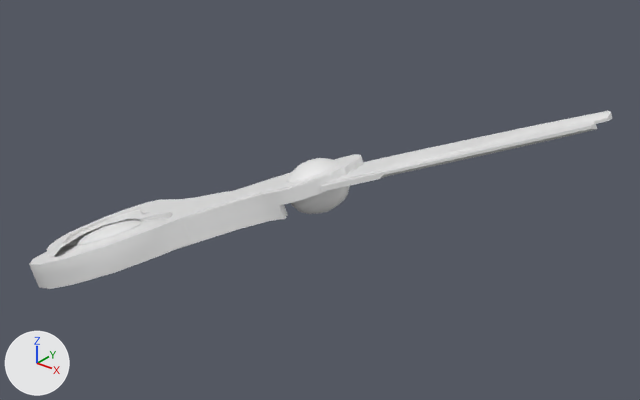
What one commit did to the FBX model Assets/Entities/Scissors/Animations/ScissorsIdle2.fbx.
Rendered twice from a 50 mm camera at (15.4, -19.9, 12.9) aimed at (-0.2, -0.3, 0.8). The lights are fixed; the arrows at lower left show +X, +Y and +Z. The first picture is the older version.

In view in the first picture: 'HandleBig_low', 'HandleSmall_low', 'Screw'.
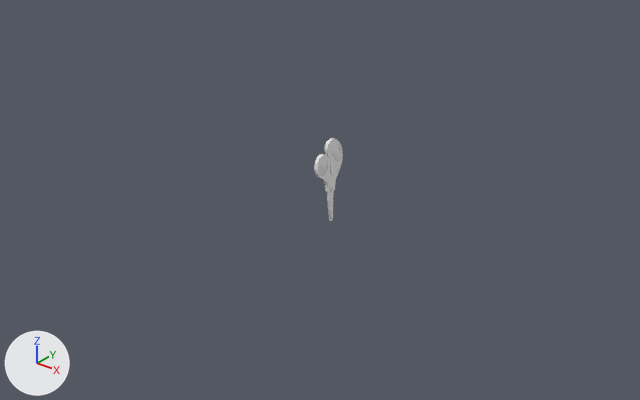
What differs and where, as boxes (x1, y1, x2, y2) in the pictures (640 x 400 px):
'HandleSmall_low', moved, rescaled, turned: before (29, 111, 612, 289); after (314, 154, 335, 221)
'HandleBig_low', moved, rescaled, turned: before (46, 121, 597, 257); after (325, 138, 343, 221)
'Screw', moved, rescaled, turned: before (286, 158, 350, 214); after (329, 185, 334, 191)

The change in detail:
Object 'HandleSmall_low' (ob_handlesmall_low) turns from (180, 90, 0) to (0, 90, 0) degrees about x, y and z.
Object 'Screw' (ob_screw) turns from (-180, 65, 0) to (0, 0, 0) degrees about x, y and z.
Object 'Screw' (ob_screw) moves from (-0.5, -0.06, 1.1) to (-0.01, -0.06, 1.19).
Object 'Screw' (ob_screw) is rescaled from (1.0, 1.0, 1.0) to (0.123, 0.123, 0.123).
